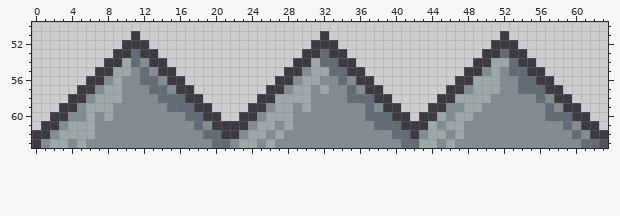
Two versions of one pixel-art sprite, assets/Objects/spikes.png. Above, as it was before the edit.
The file is 64x64 pixels. Shown: x 0..63, y 50..63.
And afterwards:
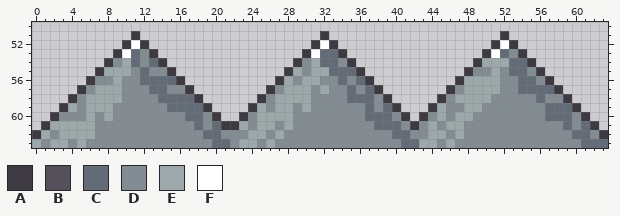
Palette (. is transparent): A #3e3a42  B #56505b  C #636b76  D #828c92  E #9ca8aa  F #ffffff
Commit message: spike class added
Diff:
y 52: x 11 A -> F; x 32 A -> F; x 52 A -> F
y 53: x 10 A -> F; x 12 A -> D; x 31 A -> F; x 33 A -> C; x 51 A -> F; x 53 A -> D
y 54: x 9 A -> D; x 13 A -> C; x 30 A -> D; x 34 A -> D; x 50 A -> E; x 54 A -> C
y 55: x 8 A -> E; x 14 A -> D; x 29 A -> E; x 35 A -> C; x 49 A -> D; x 55 A -> D
y 56: x 7 A -> D; x 14..15 DA -> CC; x 28 A -> E; x 36 A -> C; x 48 A -> E; x 56 A -> D
y 57: x 6..7 AD -> DE; x 16 A -> D; x 27..28 AD -> DE; x 37 A -> C; x 47..48 AD -> DE; x 57 A -> C
y 58: x 5..6 AD -> DE; x 17 A -> C; x 26 A -> D; x 38 A -> D; x 46 A -> D; x 58 A -> D
y 59: x 4 A -> E; x 18 A -> C; x 25 A -> E; x 39 A -> C; x 45 A -> E; x 58..59 DA -> CC
y 60: x 3 A -> D; x 19 A -> D; x 24..25 AD -> DE; x 40 A -> D; x 44 A -> D; x 60 A -> D
y 61: x 2..3 AD -> EE; x 20 A -> C; x 23 A -> E; x 41 A -> D; x 43 A -> D; x 61 A -> C
y 62: x 1 A -> E; x 21..22 AA -> DD; x 42 A -> D; x 61..62 DA -> CD
y 63: x 0 A -> E; x 63 B -> C
